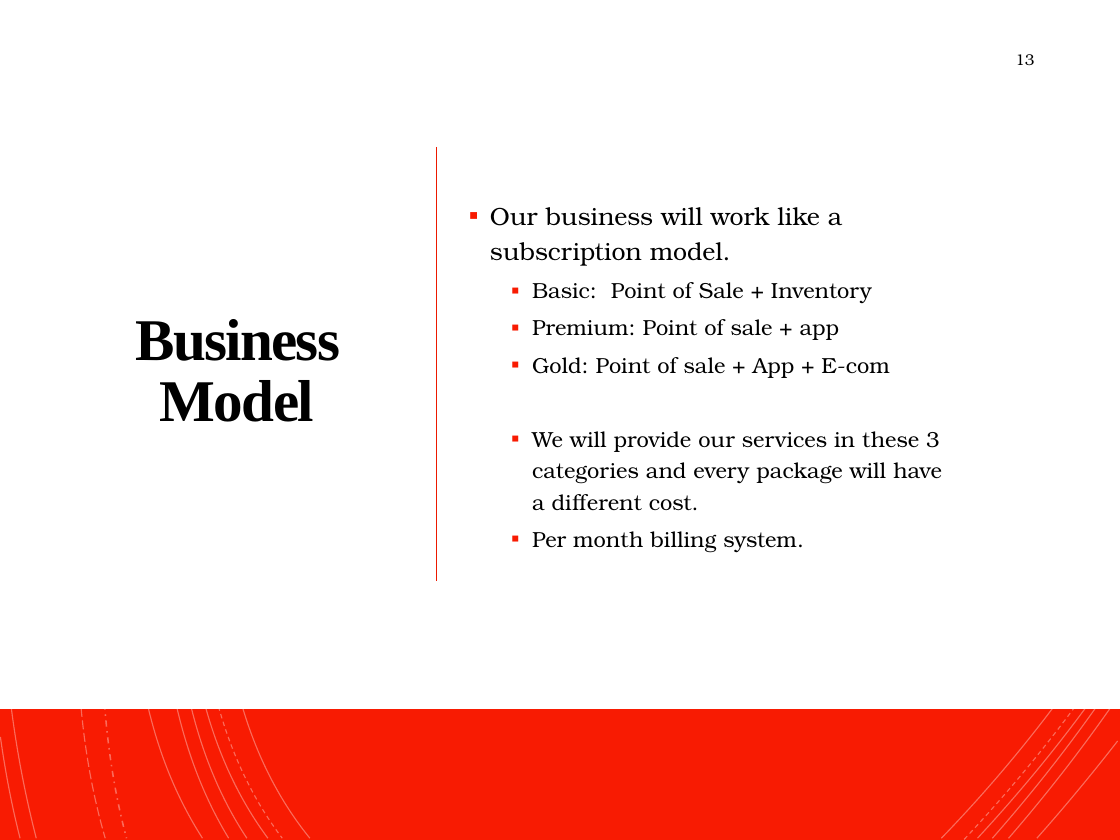
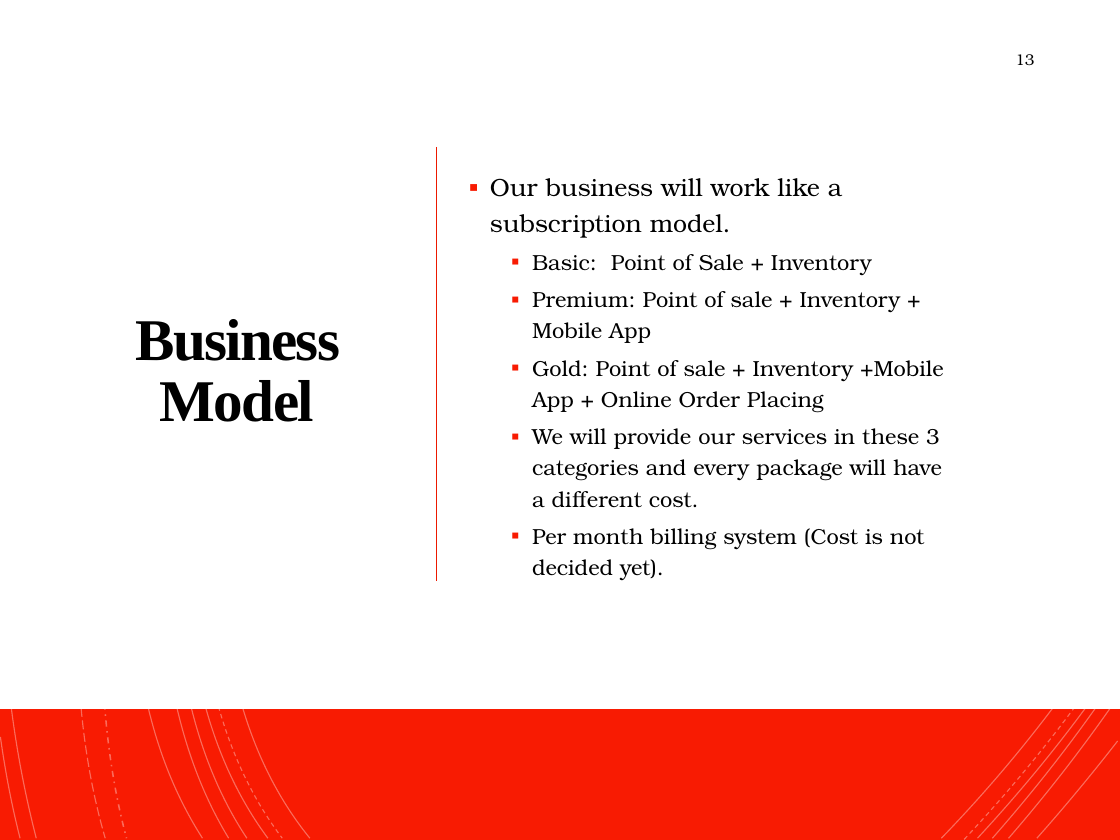
Before and after one commit to abdullah098/Final-year-proj, a slide deck: slide 13 of 10%/New after comments.pptx. Drawn at 1120x840 pixels with LibreOffice and Linux fonts; fonts in the diff are those of the drawing. Boxes give left, top, right and bottom in pixels: in the first picture for what was removed or moved away, otherwise in the second. Text is boxed around its words. In the diff, an @@ line names an element or a change of style, - is before the commit and + after.

```diff
--- a/10%/New after comments.pptx
+++ b/10%/New after comments.pptx
@@ text at (532, 291, 943, 413): text changed @@
-  ▪ Premium: Point of sale + app
-  ▪ Gold: Point of sale + App + E-com
+  ▪ Premium: Point of sale + Inventory + Mobile App
+  ▪ Gold: Point of sale + Inventory +Mobile App + Online Order Placing
@@ text at (532, 528, 924, 581): text changed @@
-  ▪ Per month billing system.
+  ▪ Per month billing system (Cost is not decided yet).
```
Also in this commit, not shown: 6 other slides changed, 1 other file.
